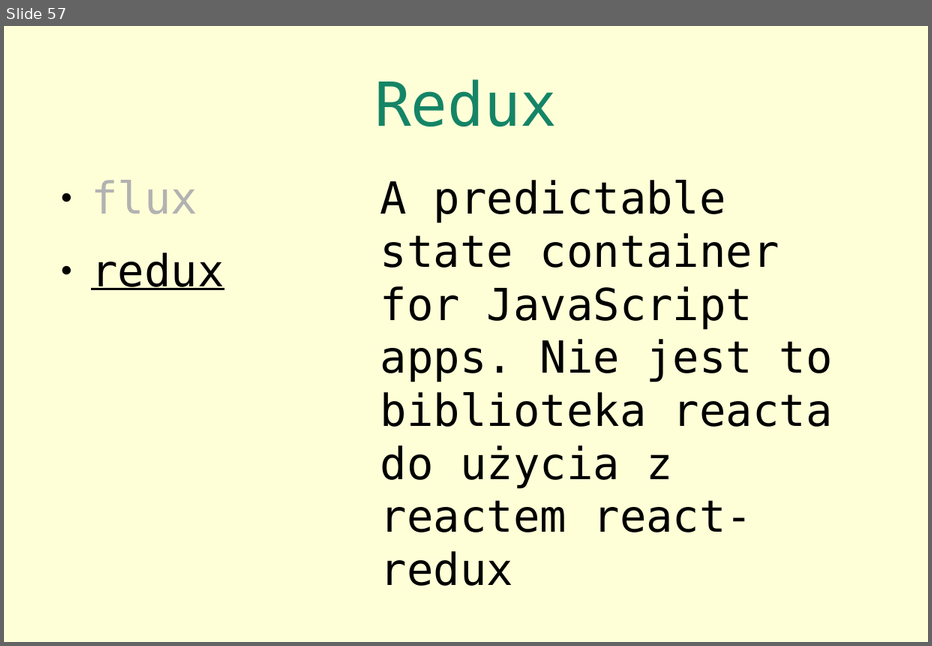
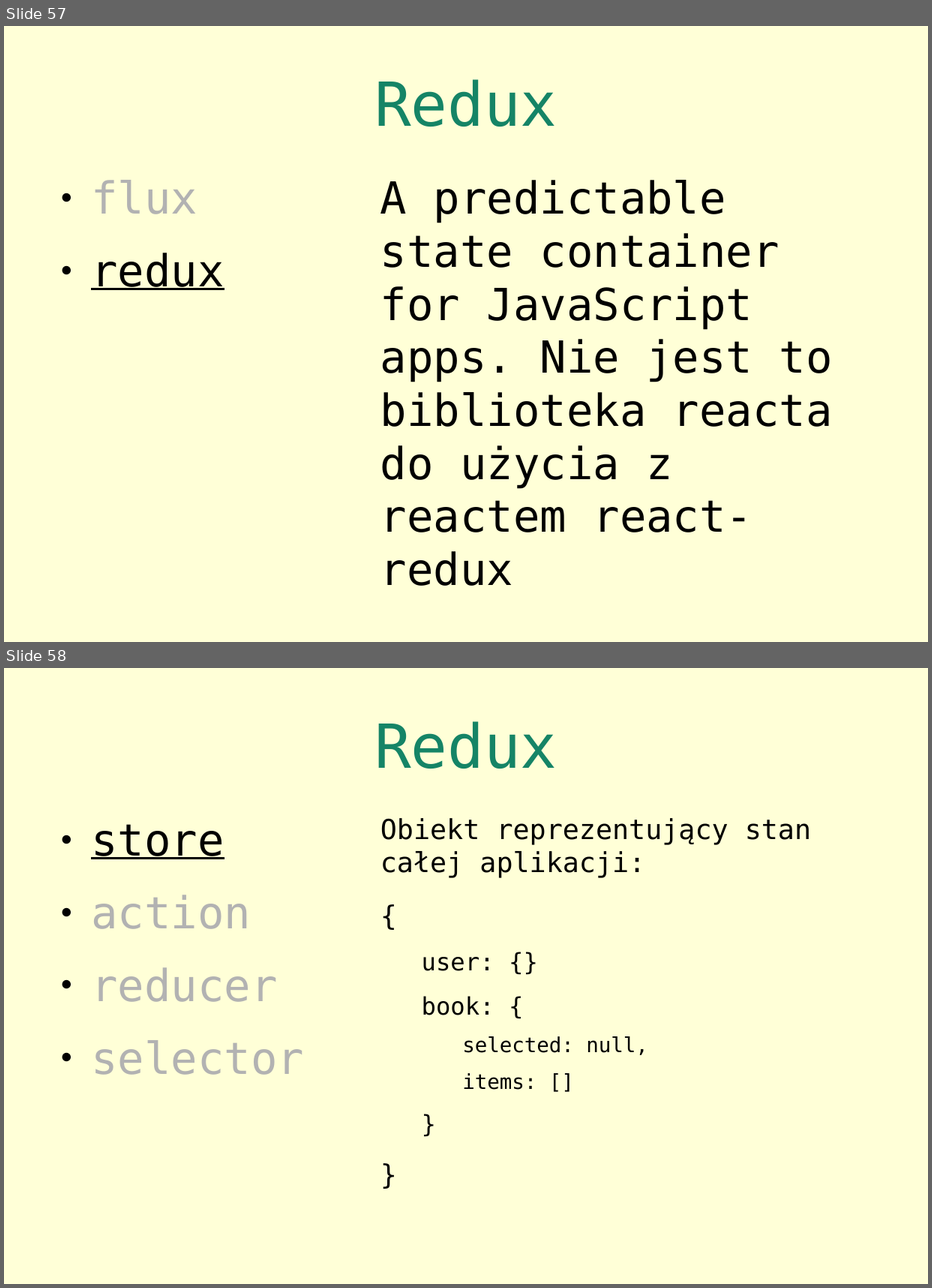
Before and after one commit to siciarek/react-for-oo-programmers, a slide deck: react.for.programmers.odp. Shown one above the other, each under a label of ours: slide 57 before the commit, slides 57 and 58 after it. The pictures are 932x646 and 932x1288 pixels, drawn with LibreOffice and Linux fonts; fonts in the diff are those of the drawing. Boxes give left, top, right and bottom in pixels: in the first picture for what was removed or moved away, otherwise in the second. Text is boxed around its words. In the diff, an @@ line names an element or a change of style, - is before the commit and + after.

```diff
--- a/react.for.programmers.odp
+++ b/react.for.programmers.odp
@@ slide 58 added at (x1=4, y1=668, x2=928, y2=1284), background #FFFFD7 @@
@@ title added at (x1=374, y1=721, x2=558, y2=768), 50.3 pt, text #158466 @@
+Redux
@@ text added at (x1=91, y1=824, x2=304, y2=1074), 36.6 pt, text #B2B2B2 @@
+● store
+● action
+● reducer
+● selector
@@ text added at (x1=380, y1=818, x2=811, y2=1090), 22.9 pt, text #000000 @@
+Obiekt reprezentujący stan całej aplikacji:
+{
+  user: {}
+  book: {
+    selected: null,
+    items: []
+  }
+}
```
Also in this commit, not shown: 6 other slides added.
